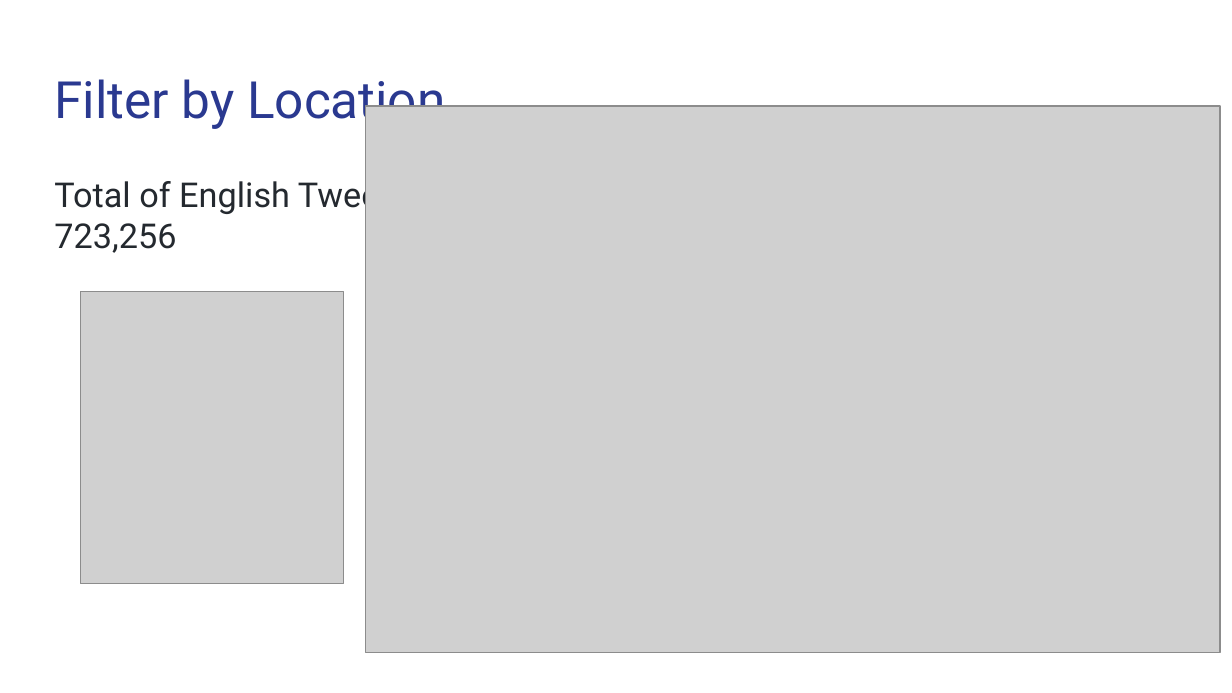
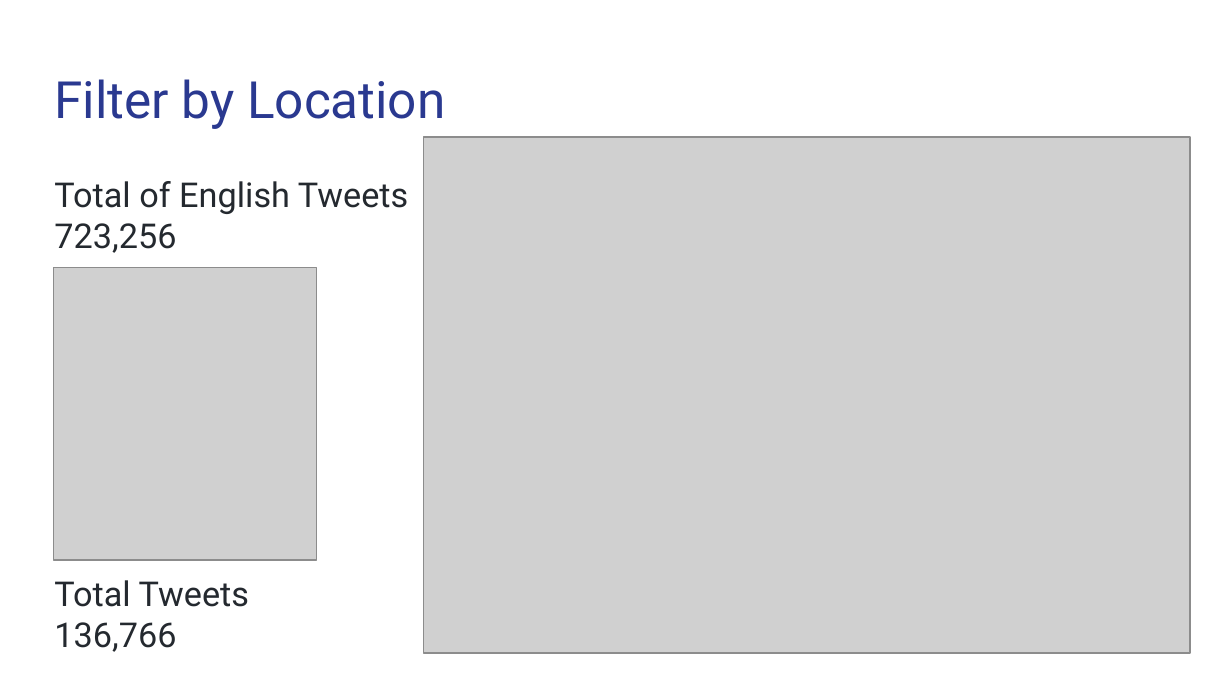
Before and after one commit to aduchini/Final_project, a slide deck: slide 3 of Presentation_WarInUkraine.pptx. Drawn at 1232x693 pixels with LibreOffice and Linux fonts; fonts in the diff are those of the drawing; grey boxes stand for pictures. Boxes give left, top, right and bottom in pixels: in the first picture for what was removed or moved away, otherwise in the second. Text is boxed around its words. In the diff, an @@ line names an element or a change of style, - is before the commit and + after.

Commit message:
updated slides

```diff
--- a/Presentation_WarInUkraine.pptx
+++ b/Presentation_WarInUkraine.pptx
@@ picture resized from (x1=365, y1=106, x2=1220, y2=652) to (x1=424, y1=137, x2=1190, y2=653) @@
@@ picture moved from (x1=80, y1=291, x2=344, y2=584) to (x1=53, y1=267, x2=317, y2=561) @@
@@ title added at (x1=54, y1=580, x2=249, y2=652), 20 pt, text #24292F @@
+Total Tweets
+136,766
```
Also in this commit, not shown: 3 other slides changed, 6 slides added.
